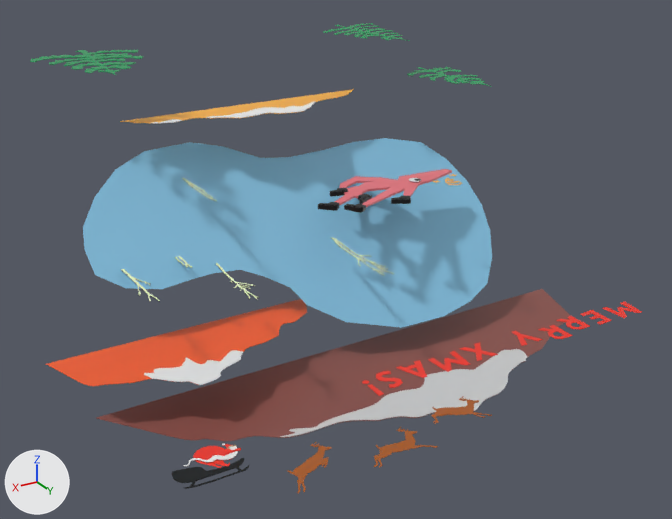
Two versions of the glTF model assets/asset.gltf, one commit apart.
The view is the same before and after, from a 50 mm camera at (7.09, 14.34, 9.2) aimed at (0.02, 2.58, 3.32). Lighting does not change. The marker at lower left points along +X, +Y and +Z. Where no turn or scale is listed for an object, it has been applied to the vertices.

In view in the first picture: 'deer1', 'deer2', 'deer3', 'lake', 'octopus', 'sleigh', 'snowPeakBIG', 'snowPeakBIG1', 'snowPeakMED', 'snowPeakMED1', 'snowPeakSML', 'tree3'.
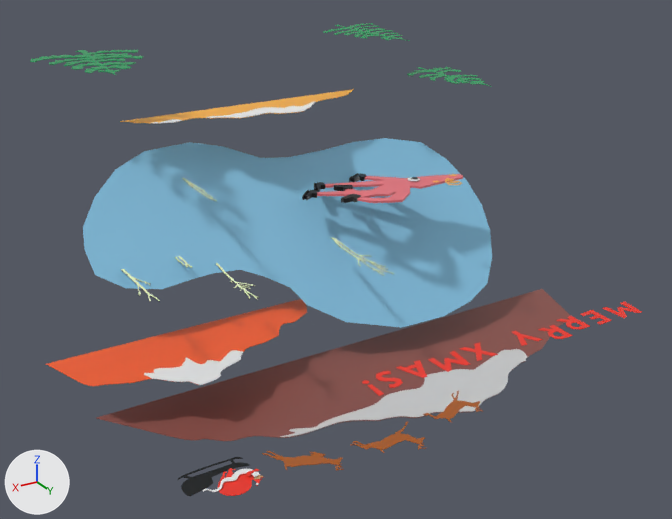
Commit message: unflipping everything

The edits, one by one:
Object 'sleigh' (ob_sleigh) is rescaled from (-25.7, -25.7, 0.75) to (-25.7, 25.7, 0.75).
Object 'deer1' (ob_deer1) is rescaled from (-25.7, -25.7, 0.75) to (-25.7, 25.7, 0.75).
Object 'deer2' (ob_deer2) is rescaled from (-25.7, -25.7, 0.75) to (-25.7, 25.7, 0.75).
Object 'deer3' (ob_deer3) is rescaled from (-25.7, -25.7, 0.75) to (-25.7, 25.7, 0.75).
Object 'octopus' (ob_octopus) is rescaled from (-25.7, -25.7, 3.75) to (-25.7, 25.7, 3.75).

Where the change shows, as pixel boxes (x1, y1, x2, y2) in the pictures (672 x 519 px):
'octopus', rescaled (24% wider, 23% shorter): before (334, 169, 452, 207); after (317, 174, 463, 203)
'sleigh', rescaled (25% taller): before (172, 458, 249, 489); after (177, 457, 250, 496)
'santaBody', rescaled (12% wider, 16% taller): before (193, 444, 233, 468); after (218, 468, 263, 496)
'deer1', rescaled (80% wider, 60% shorter): before (287, 442, 332, 494); after (262, 451, 344, 471)
'deer2', rescaled (18% wider, 24% shorter): before (374, 427, 438, 468); after (350, 422, 426, 453)
'deer3', rescaled (10% taller): before (432, 396, 492, 424); after (423, 391, 483, 422)
'santaBeard', rescaled (9% taller): before (184, 446, 238, 467); after (203, 469, 260, 492)
'skate6', rescaled: before (318, 202, 339, 211); after (302, 190, 318, 200)
'skate5', rescaled (14% narrower, 11% taller): before (391, 196, 411, 204); after (349, 173, 366, 182)
'skate3', rescaled (11% taller): before (330, 188, 349, 196); after (341, 194, 361, 203)
'skate1', rescaled (48% narrower, 10% taller): before (344, 204, 366, 213); after (314, 182, 325, 192)
'skate4', rescaled: before (358, 194, 372, 204); after (334, 185, 353, 191)
'santaArm', rescaled (12% narrower, 50% taller): before (226, 448, 241, 453); after (246, 469, 259, 477)
'Circle.001', rescaled: before (409, 178, 421, 182); after (408, 177, 420, 181)
'santaFace', rescaled: before (228, 445, 236, 449); after (253, 475, 263, 480)
'pupil', rescaled (not visible before): after (411, 177, 418, 179)
